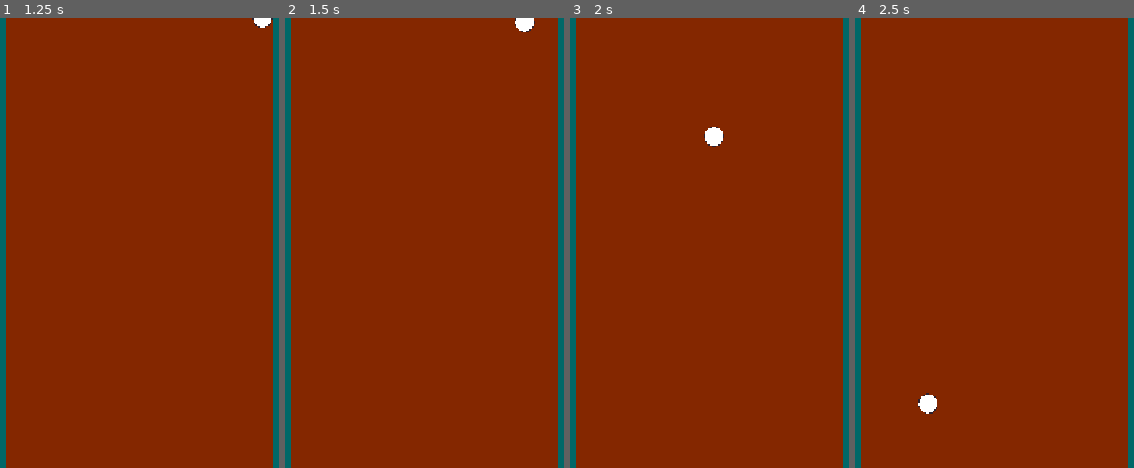
Above: before the commit, frames 1-4 (left to right).
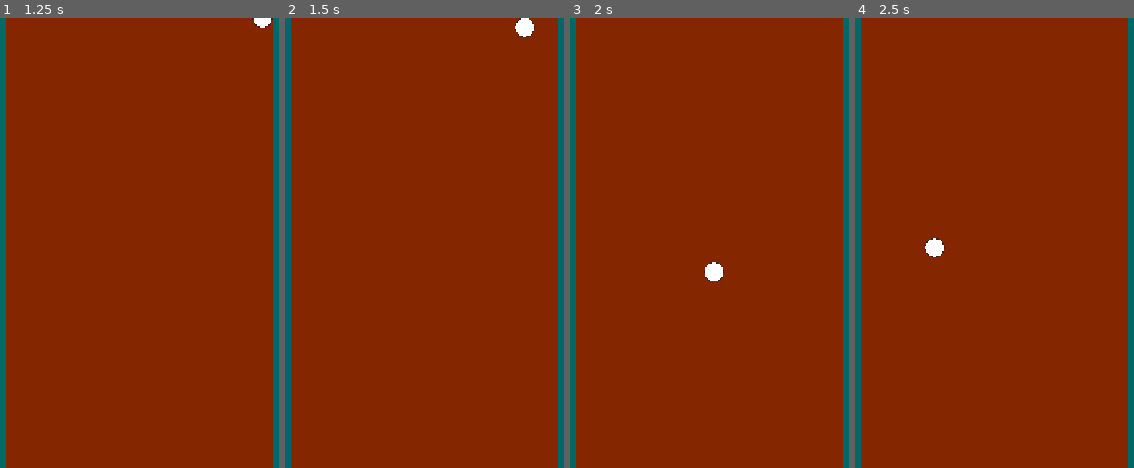
Above: after the commit, the same moments.

Repository: BenjaminVincent/jam-2
Game: Godot game, scene res://scenes/game.tscn
The game is run twice, just before and just after one commit, with the same random seed, the same clock (stepped at 60 frames per second) and the same inputs.
Inputs:
- Up to frame 1 (1.25 s): tap Enter (ui_accept) at 0.5, 0.6, 0.77, 1.07 s; hold Right (ui_right) from 0.53 s (still down)
- Up to frame 2 (1.5 s): keep holding Right (ui_right); tap Space (LAUNCH) at 1.35 s
- Up to frame 3 (2 s): keep holding Right (ui_right); tap Enter (ui_accept) at 1.52, 1.55, 1.82 s
- Up to frame 4 (2.5 s): release Right (ui_right) at 2.03 s; hold Left (ui_left) from 2.03 s (still down); tap Enter (ui_accept) at 2.1 s

Frame 1 is identical in both runs. In frame 2, 0.1% of the frame differs, in the area x 82-90%, y 0-5%; in frame 3, 0.5%, in the area x 48-56%, y 24-59%; in frame 4, 0.5%.

Commit message:
added gravity const

Diff:
--- a/scripts/player.gd
+++ b/scripts/player.gd
@@ -8,6 +8,8 @@
 const LAUNCH_FRICTION: = 0.99
 const START_FRICTION: = 0.70
 const ELASTICITY: float = 0.85
+
+const GRAVITY: Vector2 = Vector2(0.0, 2100.0)
 
 var launched: bool = false
 var just_launched: bool = false
@@ -24,17 +26,15 @@
 
 func _physics_process(delta: float) -> void:
 
-	if not is_on_floor() and launched:
-		velocity += get_gravity() * delta
+	if launched:
+		velocity += GRAVITY * delta
 
 	if just_launched:
 		velocity.x *= LAUNCH_BOOST
 		just_launched = false
 		allow_input = false
 
-	# NOTICE JUMPING
-	if Input.is_action_just_pressed("ui_accept") and is_on_floor():
-		velocity.y = JUMP_VELOCITY
+
 
 	# NOTICE MOVING
 	var direction := Input.get_axis("ui_left", "ui_right")
